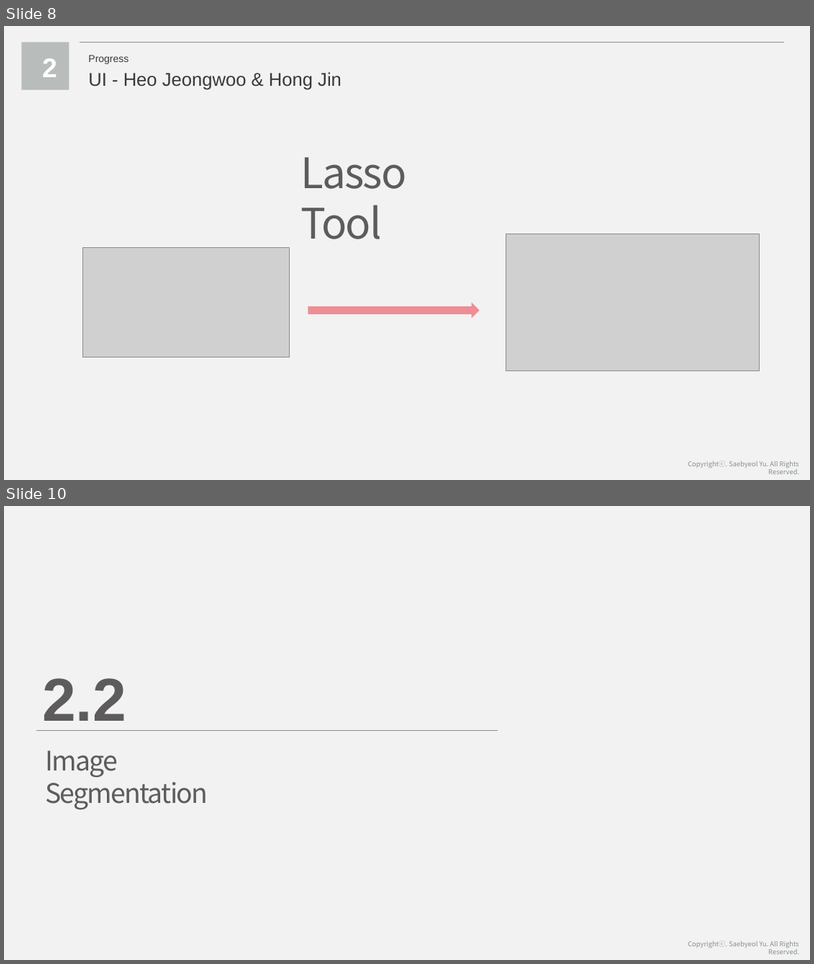
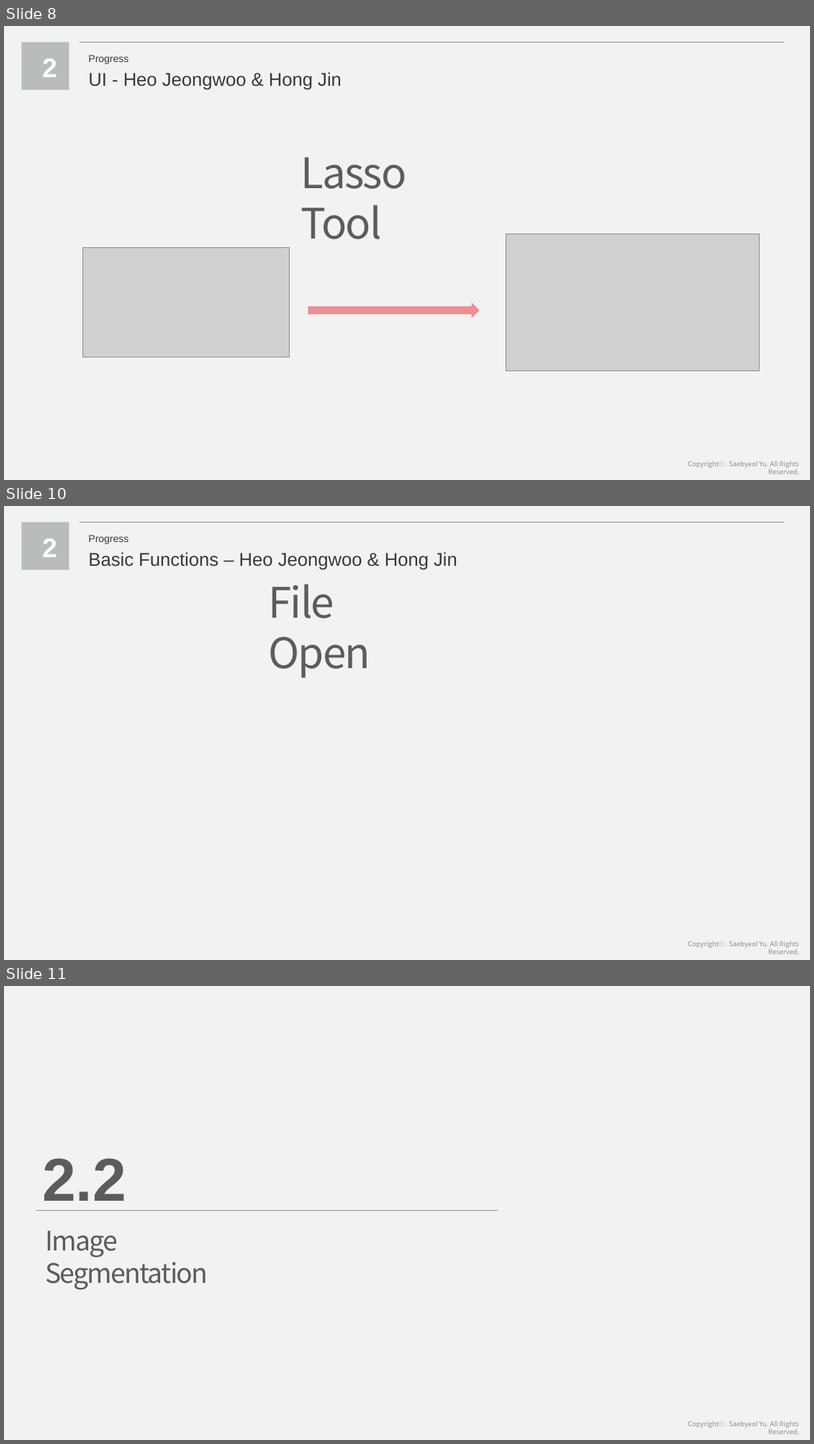
Before and after one commit to smoothie316/Docs, a slide deck: Weekly Presentation/Capstone Design 6th Presentation.pptx. Shown one above the other, each under a label of ours: slides 8 and 10 before the commit, slides 8, 10 and 11 after it; the slides between them are not shown. The pictures are 814x964 and 814x1444 pixels, drawn with LibreOffice and Linux fonts; fonts in the diff are those of the drawing; grey boxes stand for pictures. Boxes give left, top, right and bottom in pixels: in the first picture for what was removed or moved away, otherwise in the second. Text is boxed around its words. In the diff, an @@ line names an element or a change of style, - is before the commit and + after.

```diff
--- a/Weekly Presentation/Capstone Design 6th Presentation.pptx
+++ b/Weekly Presentation/Capstone Design 6th Presentation.pptx
@@ slide 10 added at [4,506,810,960], background #F2F2F2; not listed: 1 template element that a slide beside it also shows @@
@@ rectangle added at [21,523,70,570], fill #B8BCBB @@
@@ line added from (80, 523) to (785, 523), #898F8D 1.5 pt @@
@@ text added at [42,538,57,557], 32 pt, text #FFFFFF, bold @@
+2
@@ text added at [88,535,129,544], 12 pt, text #3A3838 @@
+Progress
@@ text added at [88,552,458,570], 22 pt, text #3A3838 @@
+Basic Functions – Heo Jeongwoo & Hong Jin
@@ text added at [268,584,370,678], 50 pt, text #5D5B5B @@
+File Open
@@ what was slide 10 is now slide 11 @@
```
Also in this commit, not shown: 1 slide changed.
